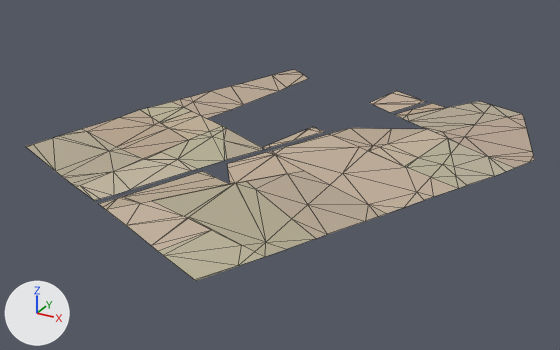
The glTF model assets/malta/countryside/farm_-5_0_soil.glb, before and after one commit.
Before and after are seen from a 50 mm camera at (636.0, -913.0, 428.0) aimed at (264.0, -235.0, 89.0). Every picture has the same lights, and +X, +Y and +Z are marked at lower left. The first picture is the older version. Mesh edges are drawn as thin lines. Vertices at exactly the same position are counted once.

The scene before the commit, as lines of its bpy script (objects in view):
```python
me_geometry_0 = bpy.data.meshes.new('geometry_0')
me_geometry_0.from_pydata(...)  # 220 vertices, 282 faces; spans x 18.0..503.0, y -481.0..37.0, z 103.0..135.0
me_geometry_0.materials.append(mat_defaultmaterial)
ob_geometry_0 = bpy.data.objects.new('geometry_0', me_geometry_0)
ob_geometry_0.location = (0.0, 0.0, 0.0)
```
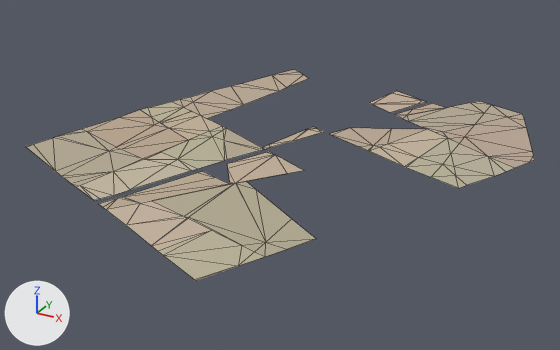
Pixel boxes (x1, y1, x2, y2) of what changed, in the pictures (560 x 350 px):
part 1 of me_geometry_0, deleted (beige): before (246, 134, 458, 238)

The change in detail:
me_geometry_0 is used by ob_geometry_0; location (0.0, 0.0, 0.0).
me_geometry_0 had 220 vertices, 282 faces and spanned x 18.0..503.0, y -481.0..37.0, z 103.0..135.0.
me_geometry_0 now has 204 vertices, 246 faces and spans x 18.0..503.0, y -481.0..37.0, z 103.0..135.0.
Part 1, on me_geometry_0:
16 vertices are removed from x 253.0..437.0, y -360.0..-160.0, z 104.0..115.0.
36 faces are deleted.
